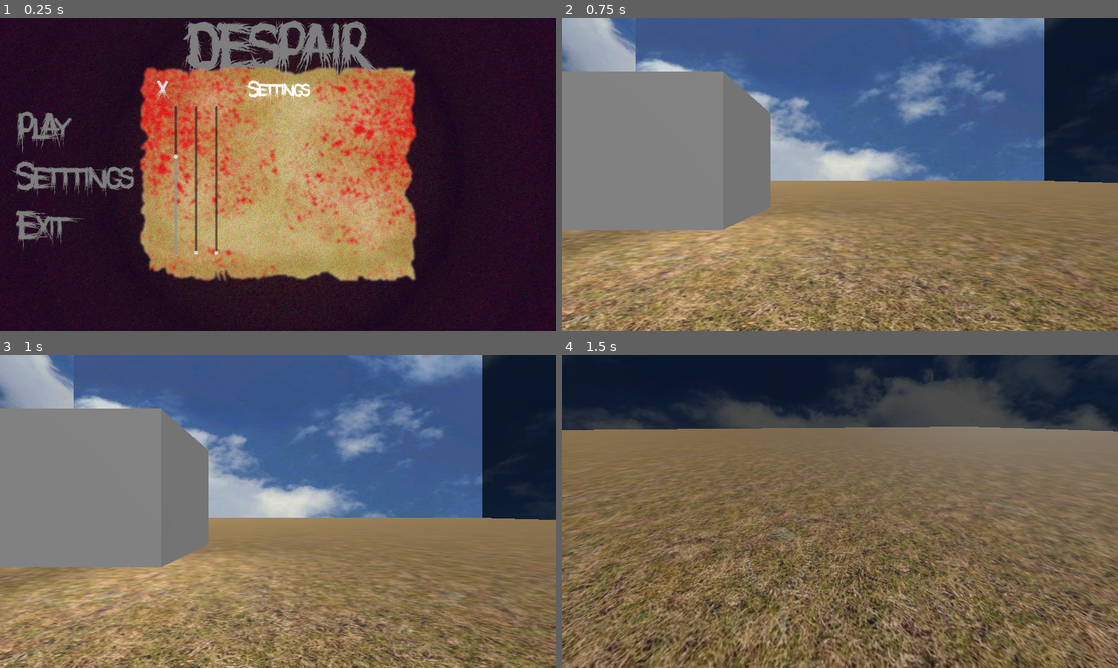
Above: before the commit, frames 1-4 (two rows, left to right).
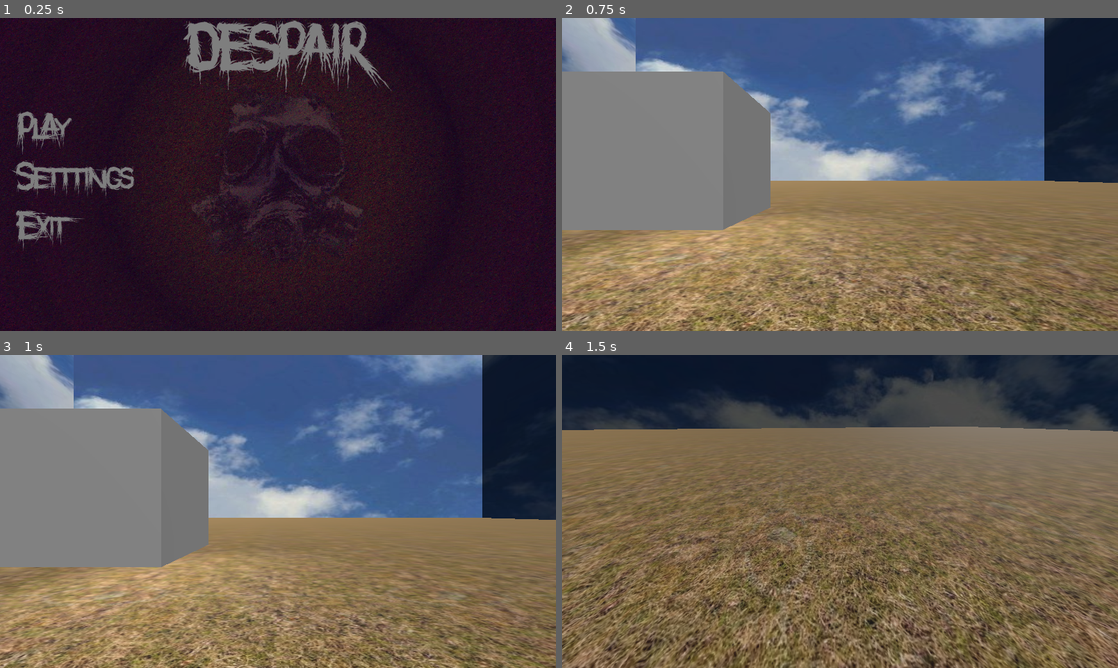
Above: after the commit, the same moments.

Repository: Sea-Men-Studios/Despair
Game: Godot game, scene res://scenes/MainMenu.tscn
The game is run twice, just before and just after one commit, with the same random seed, the same clock (stepped at 60 frames per second) and the same inputs.
Inputs (mouse positions are in pixels of both pictures, inside the frame that each line leads up to):
- Up to frame 1 (0.25 s): no input
- Up to frame 2 (0.75 s): click "Play" at 0.5 s
- Up to frame 3 (1 s): no input
- Up to frame 4 (1.5 s): tap Enter at 1.25 s; move the mouse to (867, 511) at 1.27 s; hold W (forwards) from 1.28 s (still down); tap Q at 1.35 s

The runs differ from the first frame. In frame 1, 33% of the frame differs, in the area x 25-75%, y 15-85%; in frame 2, nothing differs; in frame 3, nothing differs; in frame 4, nothing differs.

Commit message:
Volume/FOV slider
Volume works, fov slider WIP, global setting script added

Diff:
--- /dev/null
+++ b/default_bus_layout.tres
@@ -0,0 +1,4 @@
+[gd_resource type="AudioBusLayout" format=3 uid="uid://c5xropw4yfw"]
+
+[resource]
+bus/0/send = &"New Bus"
--- a/project.godot
+++ b/project.godot
@@ -14,6 +14,14 @@
 run/main_scene="uid://skgr55v5oqsr"
 config/features=PackedStringArray("4.7", "Forward Plus")
 config/icon="res://icon.svg"
+
+[audio]
+
+buses/default_bus_layout="uid://c5xropw4yfw"
+
+[autoload]
+
+Settings="*uid://b0fef7811u2ow"
 
 [display]
 
--- a/scenes/MainMenu.tscn
+++ b/scenes/MainMenu.tscn
@@ -5,6 +5,8 @@
 [ext_resource type="FontFile" uid="uid://bdc5pulf3pph6" path="res://assets/fonts/Philophobia-0p8d.ttf" id="2_2wh52"]
 [ext_resource type="Texture2D" uid="uid://c1ojid35x6vj0" path="res://assets/images/BloodyParchment.png" id="4_ow34m"]
 [ext_resource type="Script" uid="uid://iyl54hwv5f1r" path="res://src/volume.gd" id="5_l72w3"]
+[ext_resource type="AudioStream" uid="uid://mrm610lgq3b0" path="res://assets/Audio/DespairV2.ogg" id="6_826wr"]
+[ext_resource type="Script" uid="uid://dpoe6wclu1hb4" path="res://src/fov.gd" id="6_ucygd"]
 
 [sub_resource type="LabelSettings" id="LabelSettings_dtook"]
 font = ExtResource("2_2wh52")
@@ -178,14 +180,19 @@
 [node name="Volume" type="VSlider" parent="Control/TextureRect2/HBoxContainer" unique_id=643072066]
 layout_mode = 2
 offset_transform_scale = Vector2(1.615, 1.615)
-max_value = 1.5
+max_value = 1.0
 step = 0.05
-value = 1.0
+value = 0.75
 ticks_on_borders = true
 script = ExtResource("5_l72w3")
+audio_bus_name = "Master"
 
 [node name="FoV" type="VSlider" parent="Control/TextureRect2/HBoxContainer" unique_id=1396317106]
 layout_mode = 2
+min_value = 60.0
+max_value = 120.0
+value = 75.0
+script = ExtResource("6_ucygd")
 
 [node name="Sensitivity" type="VSlider" parent="Control/TextureRect2/HBoxContainer" unique_id=659231611]
 layout_mode = 2
@@ -205,8 +212,13 @@
 theme_override_styles/focus = SubResource("StyleBoxEmpty_o5div")
 text = "x"
 
+[node name="AudioStreamPlayer" type="AudioStreamPlayer" parent="." unique_id=1633031663]
+stream = ExtResource("6_826wr")
+autoplay = true
+
 [connection signal="pressed" from="Control/VBoxContainer/Control/Play" to="." method="_on_play_pressed"]
 [connection signal="pressed" from="Control/VBoxContainer/Control2/Settings" to="." method="_on_settings_pressed"]
 [connection signal="pressed" from="Control/VBoxContainer/Control3/Exit" to="." method="_on_exit_pressed"]
 [connection signal="value_changed" from="Control/TextureRect2/HBoxContainer/Volume" to="Control/TextureRect2/HBoxContainer/Volume" method="_on_value_changed"]
+[connection signal="value_changed" from="Control/TextureRect2/HBoxContainer/FoV" to="Control/TextureRect2/HBoxContainer/FoV" method="_on_value_changed"]
 [connection signal="pressed" from="Control/TextureRect2/Back" to="." method="_on_back_pressed"]
--- /dev/null
+++ b/src/fov.gd
@@ -0,0 +1,10 @@
+extends VSlider
+
+
+# Called when the node enters the scene tree for the first time.
+func _ready() -> void:
+	pass # Replace with function body.
+
+
+func _on_value_changed(value: float) -> void:
+	Settings.fov = value
--- a/src/main_menu.gd
+++ b/src/main_menu.gd
@@ -3,7 +3,7 @@
 
 # Called when the node enters the scene tree for the first time.
 func _ready() -> void:
-	pass # Replace with function body.
+	$Control/TextureRect2.visible = false
 
 
 # Called every frame. 'delta' is the elapsed time since the previous frame.
--- a/src/player.gd
+++ b/src/player.gd
@@ -18,6 +18,7 @@
 @export var deceleration := 5
 @export var air_control := 0.3
 
+@export var fov := 75.0
 
 const SENSITIVITY = 0.002
 
@@ -27,7 +28,11 @@
 
 func _ready():
 	Input.set_mouse_mode(Input.MOUSE_MODE_CAPTURED)
+	camera.fov = fov
+	Settings.fov_changed.connect(_on_fov_changed)
 
+func _on_fov_changed(new_fov: float) -> void:
+	camera.fov = new_fov
 
 func _unhandled_input(event):
 	if event.is_action_pressed("ui_cancel"):
@@ -46,6 +51,7 @@
 	var direction = (head.global_transform.basis * Vector3(input_dir.x, 0, input_dir.y)).normalized()
 	var target_velocity = direction * max_speed
 
+	@warning_ignore("incompatible_ternary")
 	var current_accel = acceleration if direction.length() > 0.1 else deceleration
 	if not is_on_floor():
 		current_accel *= air_control
--- /dev/null
+++ b/src/settings.gd
@@ -0,0 +1,8 @@
+extends Node
+
+signal fov_changed(new_fov: float)
+
+var fov := 75.0:
+	set(value):
+		fov = value
+		fov_changed.emit(fov)
--- a/src/volume.gd
+++ b/src/volume.gd
@@ -9,11 +9,10 @@
 	audio_bus_id = AudioServer.get_bus_index(audio_bus_name)
 
 
-# Called every frame. 'delta' is the elapsed time since the previous frame.
-func _process(delta: float) -> void:
-	pass
+
 
 
 func _on_value_changed(value: float) -> void:
+	print(value)
 	var db = linear_to_db(value)
 	AudioServer.set_bus_volume_db(audio_bus_id, db)
Not shown, added: assets/Audio/DespairV2.ogg.import
Not shown, added: src/fov.gd.uid
Not shown, added: src/settings.gd.uid
Not shown, added: assets/Audio/DespairV2.ogg
